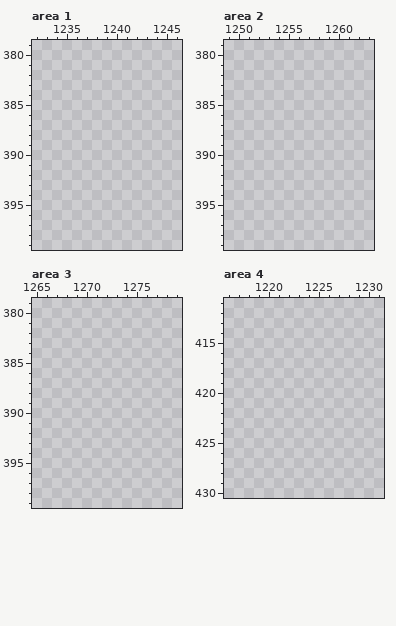
One commit to this pixel-art file: aseprite/humanoids_1x2.aseprite. The picture above was drawn from the file before the commit.
1424x608 pixels, 1 frame. Shown: area 1: x 1232..1246, y 379..399; area 2: x 1249..1263, y 379..399; area 3: x 1265..1279, y 379..399; area 4: x 1216..1231, y 411..430. The commit also changed other parts of the picture, which this record leaves out.
New version:
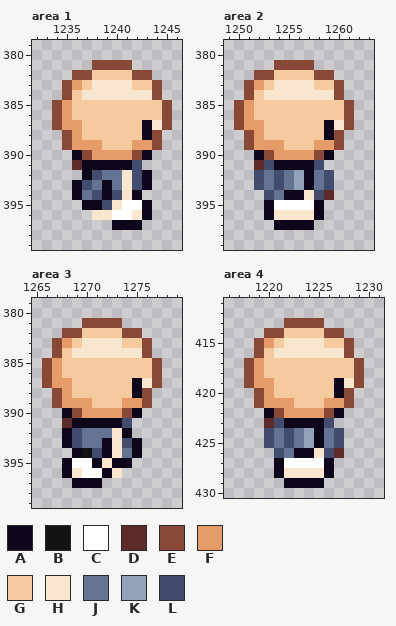
Palette (. is transparent): A #0e071b  B #131313  C #ffffff  D #5d2c28  E #8a4836  F #e69c69  G #f6ca9f  H #f9e6cf  J #657392  K #92a1b9  L #424c6e
Difference:
Changed rows in their new state; - is an unchanged pixel.
Area 1, layer "Layer 2":
first column x 1234:
381 ----EEEE----
382 --EEGGGGEE--
383 -EFGHHHHGGE-
384 -EGHHHHHHHE-
385 EFGGGGGGGGGE
386 EFGGGGGGGGGE
387 EFFGGGGGGAHE
388 -EFGGGGGGAE-
389 -EFFFGGGFFE-
390 --AEFFFFEA--
391 --DAAAAAL---
392 ---ALJJHLA--
393 --ALJAJHLA--
394 --AJLALHA---
395 ---AALHCCA--
396 ----HHCCHA--
397 ------AAA---
Area 2, layer "Layer 2":
first column x 1250:
381 ----EEEE----
382 --EEGGGGEE--
383 -EFGHHHHGGE-
384 -EGHHHHHHHE-
385 EFGGGGGGGGGE
386 EFGGGGGGGGGE
387 EFFGGGGGGAHE
388 -EFGGGGGGAE-
389 -EFFFGGGFFE-
390 --AEFFFFEA--
391 --DLAAAAL---
392 --LJLJKAJL--
393 --LJLJKAJL--
394 ---LJAAHLD--
395 ---ACCCCA---
396 ---AHHHHA---
397 ----AAAA----
Area 3, layer "Layer 2":
first column x 1266:
381 ----EEEE----
382 --EEGGGGEE--
383 -EFGHHHHGGE-
384 -EGHHHHHHHE-
385 EFGGGGGGGGGE
386 EFGGGGGGGGGE
387 EFFGGGGGGAHE
388 -EFGGGGGGAE-
389 -EFFFGGGFFE-
390 --AEFFFFEA--
391 --DAAAAAL---
392 --ALJJJHA---
393 --ALJJAHLA--
394 ---ABLAHJA--
395 --ACCAHAA---
396 --AHCCAH----
397 ---AAA------
Area 4, layer "Layer 2":
first column x 1218:
413 ----EEEE----
414 --EEGGGGEE--
415 -EFGHHHHGGE-
416 -EGHHHHHHHE-
417 EFGGGGGGGGGE
418 EFGGGGGGGGGE
419 EFFGGGGGGAHE
420 -EFGGGGGGAE-
421 -EFFFGGGFFE-
422 --AEFFFFEA--
423 --DLAAAAL---
424 --LJLJKAJL--
425 --LJLJKAJL--
426 ---LJAAHLD--
427 ---ACCCCA---
428 ---AHHHHA---
429 ----AAAA----
